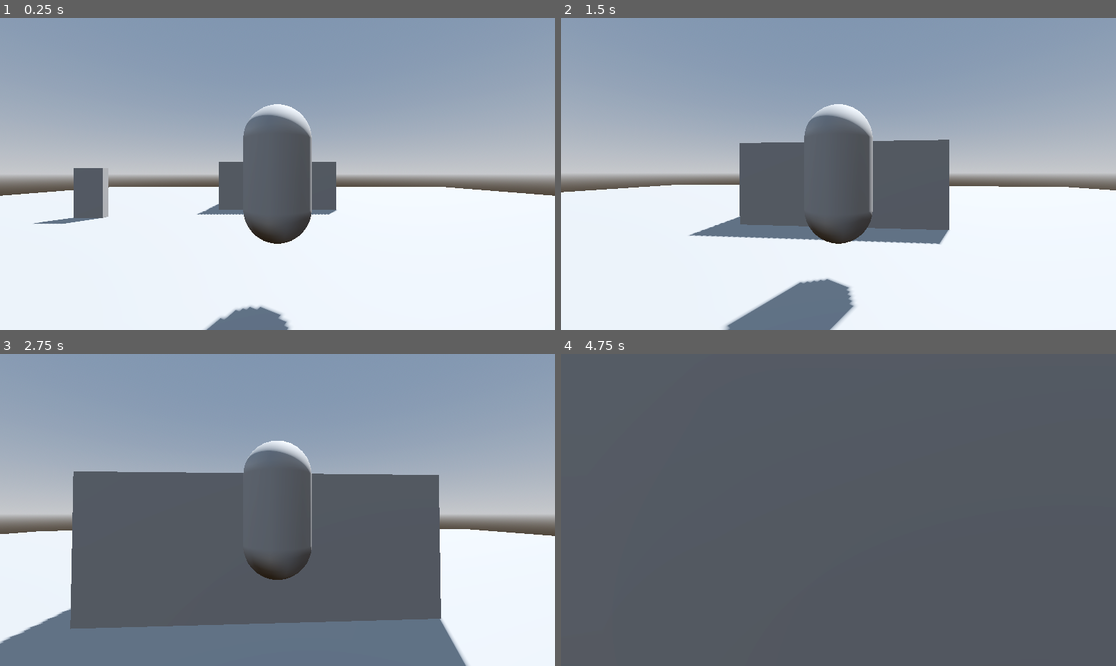
Above: before the commit, frames 1-4 (two rows, left to right).
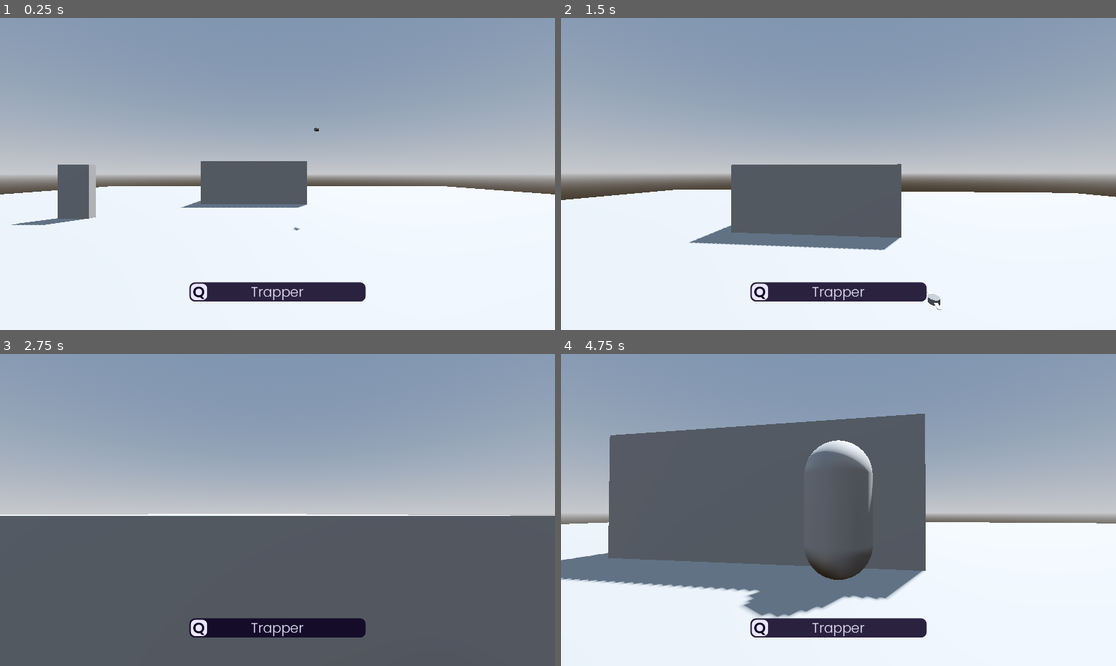
Above: after the commit, the same moments.

Repository: CrispyMD/Escape-The-Establishment
Game: Godot game, scene res://scenes/main_level.tscn
Same seed, same stepped clock (60 frames per second), same inputs: the game is played once before the commit and once after it.
Inputs (mouse positions are in pixels of both pictures, inside the frame that each line leads up to):
- Up to frame 1 (0.25 s): no input
- Up to frame 2 (1.5 s): move the mouse to (866, 174) at 0.52 s; hold Space (jump) 0.53-1.28 s; hold W (forward) from 0.53 s (still down); tap Q (ability) at 0.6 s; move the mouse to (810, 174) at 1.27 s; tap Space (jump) at 1.35 s
- Up to frame 3 (2.75 s): keep holding W (forward); tap Space (jump) at 1.52, 1.82 s; tap Q (ability) at 1.55, 2.1 s; move the mouse to (288, 503) at 2.02 s; hold Space (jump) from 2.03 s (still down)
- Up to frame 4 (4.75 s): keep holding W (forward); move the mouse to (832, 516) at 2.77 s; release Space (jump) at 2.78 s; tap E (interact) at 2.85 s; tap Space (jump) at 3.02, 3.32, 4.52 s; tap Q (ability) at 3.05, 4.35 s; move the mouse to (877, 513) at 3.52 s; hold Space (jump) 3.53-4.28 s; tap F (switch_pov) at 3.6 s; move the mouse to (794, 506) at 4.27 s

The runs differ from the first frame. In frame 1, 8.7% of the frame differs, in the area x 0-100%, y 27-100%; in frame 2, 13%; in frame 3, 36%; in frame 4, 75%, in the area x 0-100%, y 0-100%.

Commit message:
✨ Trapper ability, 💄🚧Unfinished UI for Trapper

Diff:
--- a/Escape The Establishment/scenes/character.tscn
+++ b/Escape The Establishment/scenes/character.tscn
@@ -182,10 +182,24 @@
 tracks/0/interp = 1
 tracks/0/loop_wrap = true
 tracks/0/keys = {
+"times": PackedFloat32Array(0, 9),
+"transitions": PackedFloat32Array(1, 1),
+"update": 1,
+"values": [true, false]
+}
+tracks/1/type = "method"
+tracks/1/imported = false
+tracks/1/enabled = true
+tracks/1/path = NodePath(".")
+tracks/1/interp = 1
+tracks/1/loop_wrap = true
+tracks/1/keys = {
 "times": PackedFloat32Array(0),
 "transitions": PackedFloat32Array(1),
-"update": 1,
-"values": [true]
+"values": [{
+"args": [],
+"method": &"throw_trap"
+}]
 }
 
 [sub_resource type="AnimationLibrary" id="AnimationLibrary_bsdr0"]
@@ -275,7 +289,9 @@
 
 [node name="Character" type="CharacterBody3D"]
 collision_layer = 3
+collision_mask = 5
 script = ExtResource("1_vew7i")
+chosen_ability = 1
 
 [node name="MeshInstance3D" type="MeshInstance3D" parent="."]
 mesh = SubResource("CapsuleMesh_35hl4")
--- a/Escape The Establishment/scenes/main_level.tscn
+++ b/Escape The Establishment/scenes/main_level.tscn
@@ -20,6 +20,8 @@
 
 [sub_resource type="BoxMesh" id="BoxMesh_t0s5s"]
 
+[sub_resource type="BoxShape3D" id="BoxShape3D_m2l8t"]
+
 [sub_resource type="ConcavePolygonShape3D" id="ConcavePolygonShape3D_s1t4v"]
 data = PackedVector3Array(-0.5, 0.5, 0.5, 0.5, 0.5, 0.5, -0.5, -0.5, 0.5, 0.5, 0.5, 0.5, 0.5, -0.5, 0.5, -0.5, -0.5, 0. …(500 unchanged characters)…
 
@@ -39,18 +41,22 @@
 
 [node name="Plane" type="MeshInstance3D" parent="."]
 transform = Transform3D(48.4744, 0, 0, 0, 0.186781, 0, 0, 0, 55.5358, 0, 0, 0)
+layers = 4
 mesh = SubResource("BoxMesh_t0s5s")
 
 [node name="StaticBody3D" type="StaticBody3D" parent="Plane"]
+collision_layer = 4
 
 [node name="CollisionShape3D" type="CollisionShape3D" parent="Plane/StaticBody3D"]
-shape = SubResource("ConcavePolygonShape3D_s1t4v")
+shape = SubResource("BoxShape3D_m2l8t")
 
 [node name="Box" type="MeshInstance3D" parent="."]
-transform = Transform3D(6.24832, 0, 0, 0, 2.9481, 0, 0, 0, 8.02386, 0, 1.17124, -11.7706)
+transform = Transform3D(6.24832, 0, 0, 0, 2.9481, 0, 0, 0, 8.02386, -1.38496, 1.17124, -13.5898)
+layers = 4
 mesh = SubResource("BoxMesh_t0s5s")
 
 [node name="StaticBody3D" type="StaticBody3D" parent="Box"]
+collision_layer = 4
 
 [node name="CollisionShape3D" type="CollisionShape3D" parent="Box/StaticBody3D"]
 shape = SubResource("ConcavePolygonShape3D_s1t4v")
@@ -98,12 +104,10 @@
 placeholder_text = "Enter Address to Join Here"
 
 [node name="Character" parent="." instance=ExtResource("3_ysn0m")]
-transform = Transform3D(1, 0, 0, 0, 1, 0, 0, 0, 1, 0, 2.46063, 0)
-can_jump = true
-can_move = true
+transform = Transform3D(1, 0, 0, 0, 1, 0, 0, 0, 1, 0, 1.69698, 2.36536)
 
 [node name="Trap" parent="." instance=ExtResource("4_3u16c")]
-transform = Transform3D(1, 0, 0, 0, 1, 0, 0, 0, 1, -7, 0.197278, 5)
+transform = Transform3D(1, 0, 0, 0, 1, 0, 0, 0, 1, 1.61012, 3.99341, -5.98318)
 
 [connection signal="pressed" from="CanvasLayer/MainMenu/MarginContainer/VBoxContainer/Host" to="." method="_on_host_pressed"]
 [connection signal="pressed" from="CanvasLayer/MainMenu/MarginContainer/VBoxContainer/Join" to="." method="_on_join_pressed"]
--- a/Escape The Establishment/scenes/trap.tscn
+++ b/Escape The Establishment/scenes/trap.tscn
@@ -1,6 +1,14 @@
-[gd_scene load_steps=11 format=3 uid="uid://c1yc6wbx5nqpi"]
+[gd_scene load_steps=12 format=3 uid="uid://c1yc6wbx5nqpi"]
 
 [ext_resource type="Script" path="res://scripts/trap.gd" id="1_rmsxj"]
+
+[sub_resource type="PhysicsMaterial" id="PhysicsMaterial_0m7y0"]
+
+[sub_resource type="StandardMaterial3D" id="StandardMaterial3D_iq57e"]
+
+[sub_resource type="BoxMesh" id="BoxMesh_qhony"]
+material = SubResource("StandardMaterial3D_iq57e")
+size = Vector3(0.06, 0.015, 0.5)
 
 [sub_resource type="StandardMaterial3D" id="StandardMaterial3D_b0t4c"]
 albedo_color = Color(0.438277, 0.438277, 0.438277, 1)
@@ -10,12 +18,6 @@
 top_radius = 0.1
 bottom_radius = 0.1
 height = 0.1
-
-[sub_resource type="StandardMaterial3D" id="StandardMaterial3D_iq57e"]
-
-[sub_resource type="BoxMesh" id="BoxMesh_qhony"]
-material = SubResource("StandardMaterial3D_iq57e")
-size = Vector3(0.06, 0.015, 0.5)
 
 [sub_resource type="CylinderShape3D" id="CylinderShape3D_tmb2i"]
 height = 0.3
@@ -67,22 +69,30 @@
 "trap_activated": SubResource("Animation_qi5db")
 }
 
-[node name="Trap" type="StaticBody3D"]
+[node name="Trap" type="RigidBody3D"]
+collision_layer = 2
+collision_mask = 4
+physics_material_override = SubResource("PhysicsMaterial_0m7y0")
 script = ExtResource("1_rmsxj")
 
-[node name="MeshInstance3D" type="MeshInstance3D" parent="."]
+[node name="Node3D" type="Node3D" parent="."]
+
+[node name="MeshInstance3D2" type="MeshInstance3D" parent="Node3D"]
+mesh = SubResource("BoxMesh_qhony")
+skeleton = NodePath("../MeshInstance3D")
+
+[node name="MeshInstance3D" type="MeshInstance3D" parent="Node3D"]
 mesh = SubResource("CylinderMesh_q602c")
-
-[node name="MeshInstance3D" type="MeshInstance3D" parent="MeshInstance3D"]
-mesh = SubResource("BoxMesh_qhony")
+skeleton = NodePath("../..")
 
 [node name="TrapArea" type="Area3D" parent="."]
+visible = false
 
 [node name="TrapCollision" type="CollisionShape3D" parent="TrapArea"]
 shape = SubResource("CylinderShape3D_tmb2i")
 
 [node name="CollisionShape3D" type="CollisionShape3D" parent="."]
-transform = Transform3D(1, 0, 0, 0, 1, 0, 0, 0, 1, 0, -0.1, 0)
+transform = Transform3D(1, 0, 0, 0, 1, 0, 0, 0, 1, 0, -0.00412369, 0)
 shape = SubResource("CylinderShape3D_bxap7")
 
 [node name="AnimationPlayer" type="AnimationPlayer" parent="."]
@@ -90,4 +100,5 @@
 "": SubResource("AnimationLibrary_x53q0")
 }
 
+[connection signal="body_entered" from="." to="." method="_on_body_entered"]
 [connection signal="body_entered" from="TrapArea" to="." method="_on_trap_area_body_entered"]
--- a/Escape The Establishment/scripts/ability_ui.gd
+++ b/Escape The Establishment/scripts/ability_ui.gd
@@ -19,6 +19,9 @@
 		player.Ability.Runner:
 			A_letter.text = "Q"
 			A_text.text = "Runner"
+		player.Ability.Trapper:
+			A_letter.text = "Q"
+			A_text.text = "Trapper"
 		_:
 			A_letter.text = "L"
 			A_text.text = "oOOOPS!!"
--- a/Escape The Establishment/scripts/character_script.gd
+++ b/Escape The Establishment/scripts/character_script.gd
@@ -11,18 +11,20 @@
 @onready var spring = $SpringArm3D
 
 @onready var camera_mode_is_fps = false
-@onready var is_beast = false
+@onready var is_beast = true
 signal interact_pressed
 @onready var progress_bar = $CharacterUI/ProgressBar
 
 @export var chosen_ability: Ability
-@onready var ability_on_cooldown = false
+@export var ability_on_cooldown = false
 @export var can_jump = true
 @export var can_move = true
 
+@onready var trap_scene: PackedScene = preload("res://scenes/trap.tscn")
+
 enum Ability {
 	Runner,#DONE
-	Trapper,
+	Trapper,#WIP
 	Ninja,
 	Portaler, #this is the sombrar type portal
 	Pathmaker, #this is the portal like thing you wanted pookie
@@ -35,7 +37,7 @@
 	if is_beast != camera_mode_is_fps: switch_pov()
 	if is_beast:
 		print("aaa")
-		$CharacterUI.display_ability(Ability.Runner)
+		$CharacterUI.display_ability(chosen_ability)
 
 func handle_camera_movement(event):
 	if camera_mode_is_fps:
@@ -120,6 +122,17 @@
 func a():
 	print("fs")
 
+func throw_trap():
+	var trap = trap_scene.instantiate()
+	trap.setMyMaker(self)
+	trap.global_transform.origin = head.global_transform.origin
+	get_tree().root.add_child(trap)
+	print(head.transform.basis.z)
+	print(head.transform.basis.z.normalized())
+	var direction = -head.transform.basis.z.normalized() + Vector3(0, 1.25, 0)
+	trap.apply_impulse(direction * 2)
+
+
 #func start_ability_cooldown_count(a: Ability):
 	#match a:
 		#Ability.Runner:
--- a/Escape The Establishment/scripts/trap.gd
+++ b/Escape The Establishment/scripts/trap.gd
@@ -1,4 +1,4 @@
-extends StaticBody3D
+extends RigidBody3D
 
 var whoPlacedMe: player = null
 var activated: bool = false
@@ -11,6 +11,7 @@
 # Called every frame. 'delta' is the elapsed time since the previous frame.
 func _process(delta: float) -> void:
 	pass
+
 
 func fatherIsThatNotYou(body) -> bool:
 	#checks if the body is the same as who made trap
@@ -45,3 +46,8 @@
 
 func uwu():
 	print("a")
+
+
+func _on_body_entered(body: Node) -> void:
+	if not sleeping:
+		sleeping = true
Not shown: 1 places in Escape The Establishment/scenes/main_level.tscn that only renumber resources
